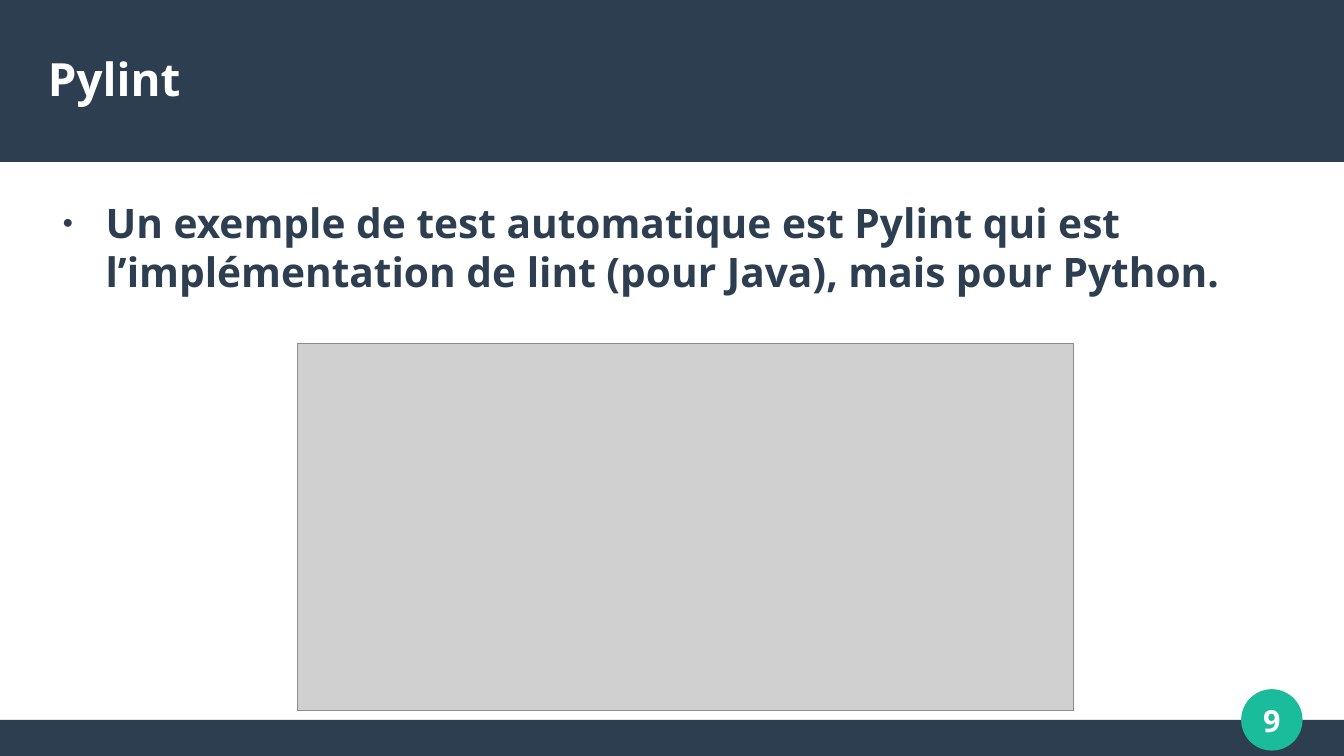
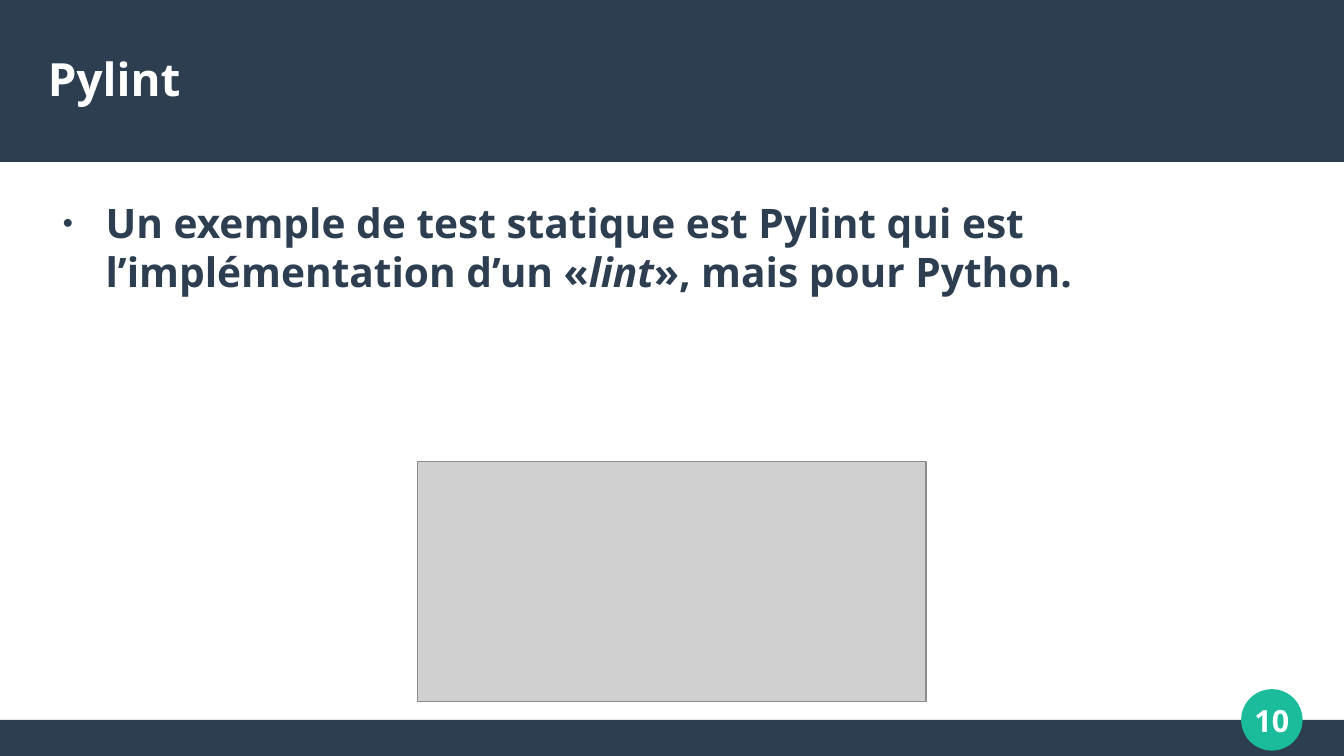
Before and after one commit to umontreal-diro/IFT3913, a slide deck: slide 10 of presentations/Semaine7/ClaudericDeRoy/presentation.odp (slide 9 before the commit). Drawn at 1344x756 pixels with LibreOffice and Linux fonts; fonts in the diff are those of the drawing; grey boxes stand for pictures. Boxes give left, top, right and bottom in pixels: in the first picture for what was removed or moved away, otherwise in the second. Text is boxed around its words. In the diff, an @@ line names an element or a change of style, - is before the commit and + after.

```diff
--- a/presentations/Semaine7/ClaudericDeRoy/presentation.odp
+++ b/presentations/Semaine7/ClaudericDeRoy/presentation.odp
@@ text at (x1=106, y1=207, x2=1071, y2=297): text changed @@
-● Un exemple de test automatique est Pylint qui est l’implémentation de lint (pour Java), mais pour Python.
+● Un exemple de test statique est Pylint qui est l’implémentation d’un «lint», mais pour Python.
@@ picture resized from (x1=298, y1=344, x2=1073, y2=711) to (x1=418, y1=461, x2=927, y2=701) @@
@@ page number at (x1=1254, y1=710, x2=1289, y2=733): text changed @@
-9
+10
```
Also in this commit, not shown: 8 other slides changed, 7 slides added, 2 slides removed, 8 other files.
